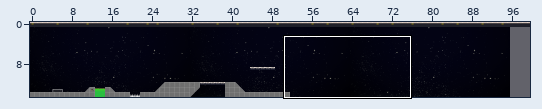
Two states of a Tiled map, android/assets/level1.tmx. Above, an overview of the earlier version with the close-up marked.
Close-up. Before:
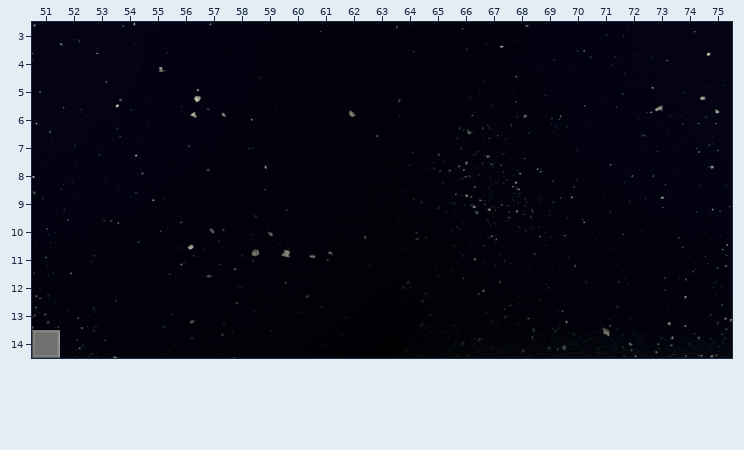
Cells are 32x32 px. Shown: x 51..75, y 3..14. The commit also changed other parts of the map, which this record leaves out.
The result:
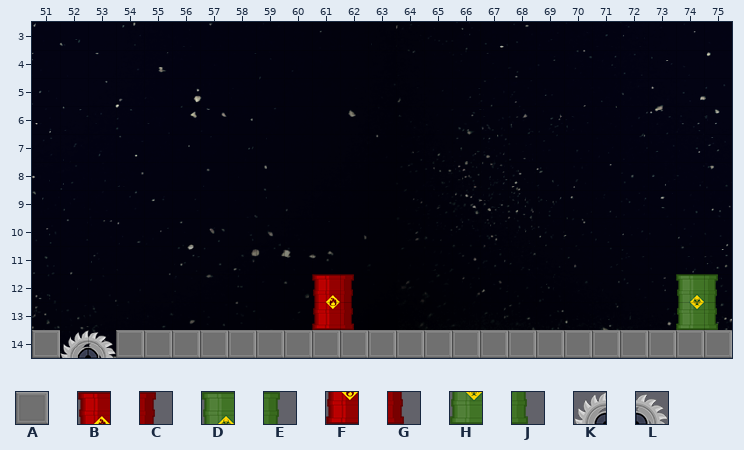
Key: from "set1": A 0; from "set3": B 0, C 1, D 2, E 3, F 9, G 10, H 11, J 12, K 27, L 28.
_ is an empty cell, . an unchanged one.
What changed:
--- layer "fg"
@@ x 52..75 @@
-12 .........__...........__
-13 .........__...........__
-14 ________________________
+12 .........BC...........DE
+13 .........FG...........HJ
+14 KLAAAAAAAAAAAAAAAAAAAAAA
Boxes around the changes in both close-ups, in picture pixels (x1, y1, x2, y2):
added: (60, 274, 732, 358)
